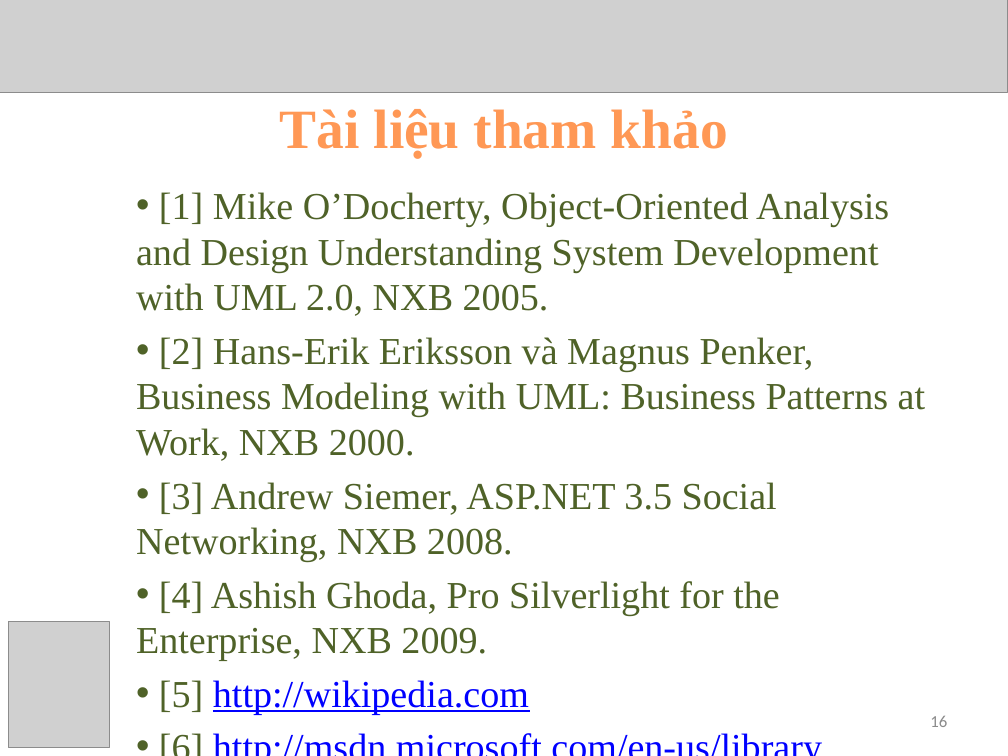
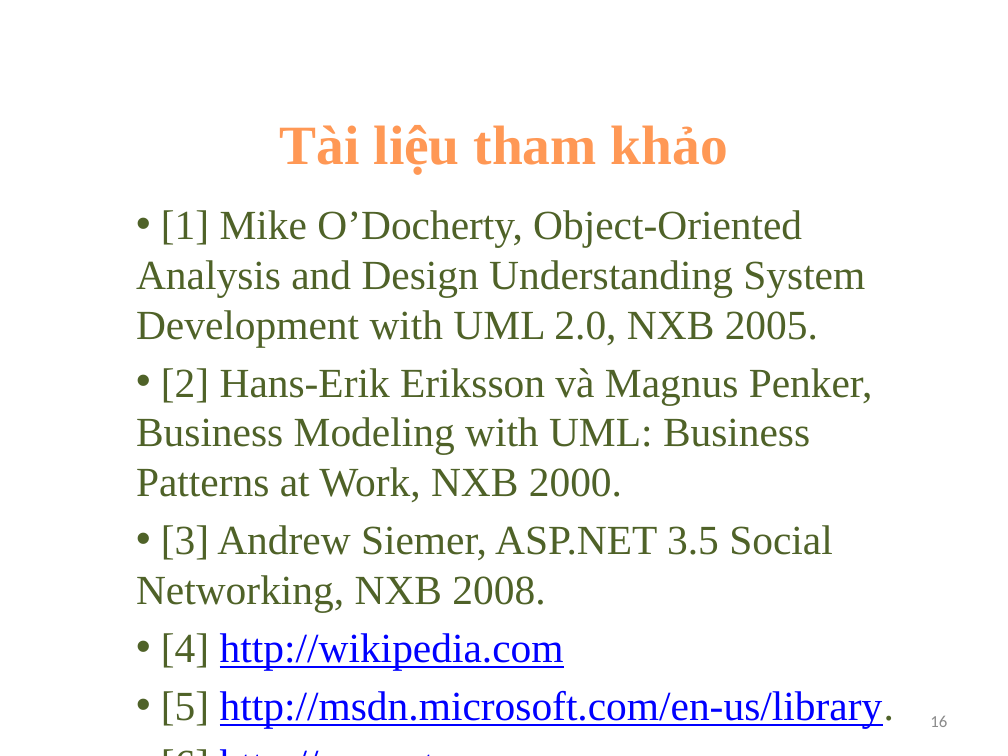
Before and after one commit to lengocluyen/pescode, a slide deck: slide 16 of Reporting Thesis/LV_FINAL/ReportThesis2/Presentation Thesis1.pptx. Drawn at 1008x756 pixels with LibreOffice and Linux fonts; fonts in the diff are those of the drawing; grey boxes stand for pictures; background and template pictures are left out. Boxes give left, top, right and bottom in pixels: in the first picture for what was removed or moved away, otherwise in the second. Text is boxed around its words. In the diff, an @@ line names an element or a change of style, - is before the commit and + after.

```diff
--- a/Reporting Thesis/LV_FINAL/ReportThesis2/Presentation Thesis1.pptx
+++ b/Reporting Thesis/LV_FINAL/ReportThesis2/Presentation Thesis1.pptx
@@ picture removed at [0,0,1008,93] @@
@@ title "Tài liệu tham khảo": place and size @@
-title "Tài liệu tham khảo" at [280,109,728,158]
+title "Tài liệu tham khảo" at [280,125,728,175]
@@ text "[1] Mike O’Docherty, Object-Oriented Analysis ...": place and size @@
-text "[1] Mike O’Docherty, Object-Oriented Analysis ..." at [136,192,925,714]
+text "[1] Mike O’Docherty, Object-Oriented Analysis ..." at [136,210,894,728]
@@ text at [136,210,873,612]: size 27.2 to 29.6 pt in "[1] Mike O’Docherty, Object-Oriented Analysis and Design ...", "[2] Hans-Erik Eriksson và Magnus Penker, Business ...", "[3] Andrew Siemer, ASP.NET 3.5 Social Networking, ..." @@
@@ picture removed at [8,622,109,748] @@
@@ text at [161,633,894,728]: text changed; size 27.2 to 29.6 pt @@
-• [4] Ashish Ghoda, Pro Silverlight for the Enterprise, NXB 2009.
-• [5] http://wikipedia.com
-• [6] http://msdn.microsoft.com/en-us/library.
-• [7] http://asp.net
+• [4] http://wikipedia.com
+• [5] http://msdn.microsoft.com/en-us/library.
+• [6] http://asp.net
```
Also in this commit, not shown: 16 other slides changed, 2 other files.
